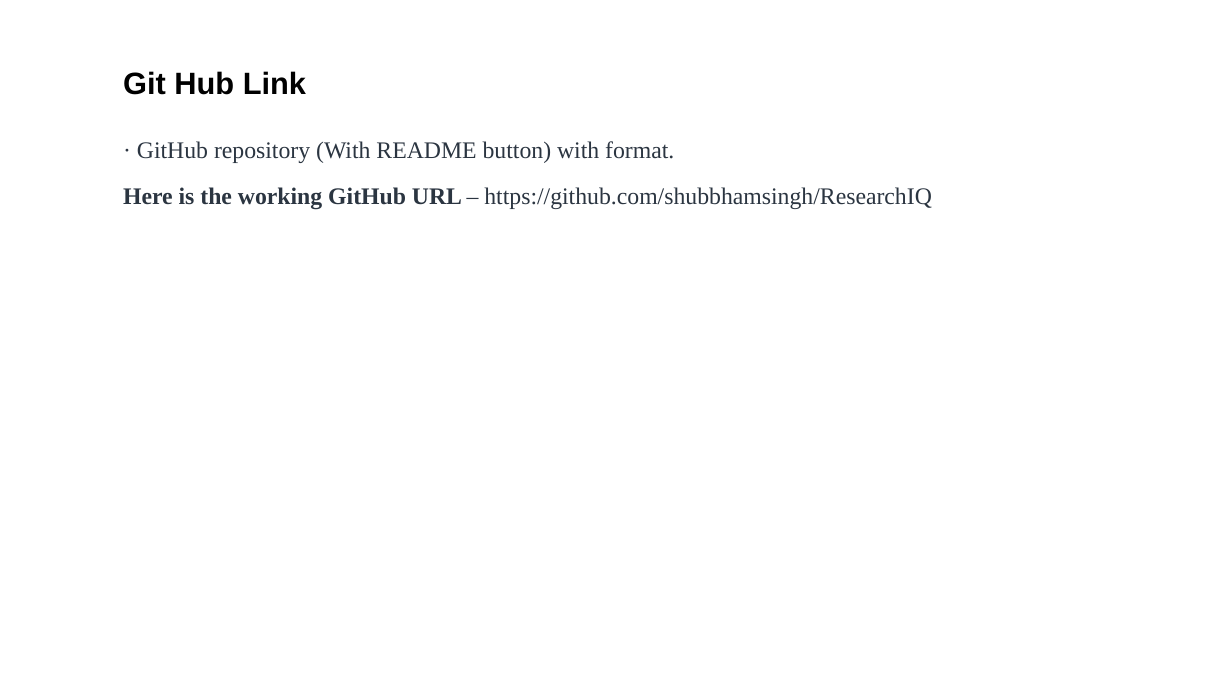
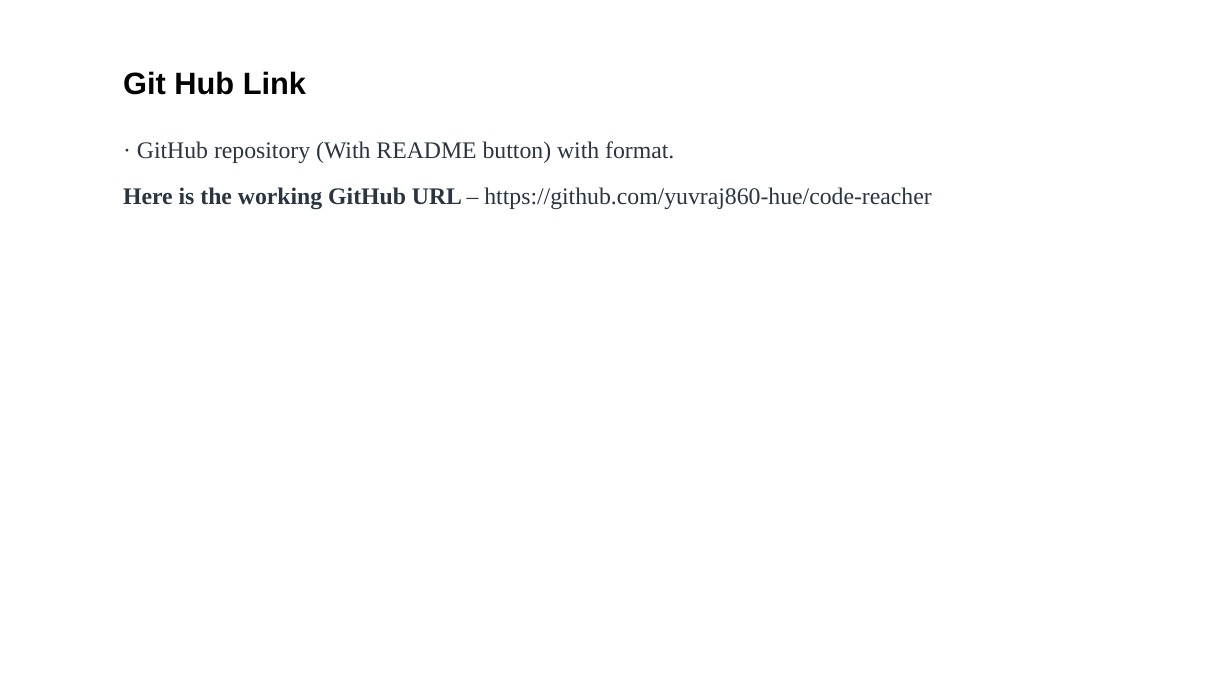
Before and after one commit to shubham9570/SciSeek, a slide deck: slide 12 of project_presentation.pptx. Drawn at 1232x693 pixels with LibreOffice and Linux fonts; fonts in the diff are those of the drawing. Boxes give left, top, right and bottom in pixels: in the first picture for what was removed or moved away, otherwise in the second. Text is boxed around its words. In the diff, an @@ line names an element or a change of style, - is before the commit and + after.

```diff
--- a/project_presentation.pptx
+++ b/project_presentation.pptx
@@ text at box(123, 187, 931, 209): text changed @@
-Here is the working GitHub URL – https://github.com/shubbhamsingh/ResearchIQ
+Here is the working GitHub URL – https://github.com/yuvraj860-hue/code-reacher
```
Also in this commit, not shown: 1 other slide changed, 2 other files.
